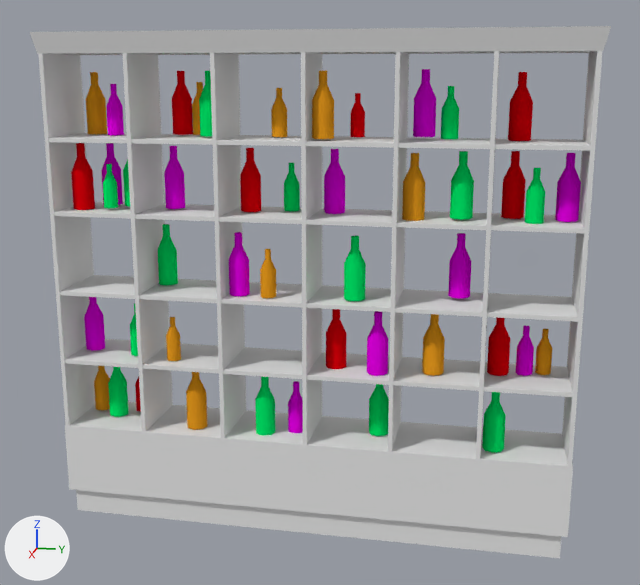
Renders of the Blender file Kevins Stuff/Arena/Barhylla.blend from each side of a commit.
Rendered twice from a 50 mm camera at (23.82, 4.98, 12.53) aimed at (-0.03, 0.21, 6.57). Arrows for +X, +Y and +Z are at lower left; the lights stay in place.
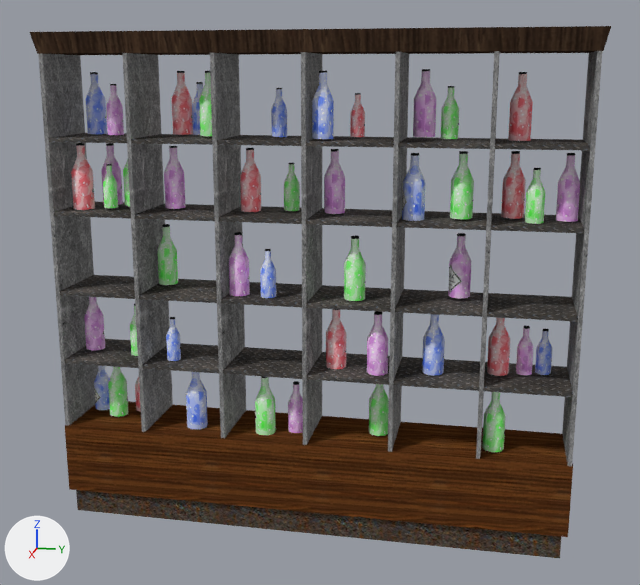
Pixel boxes (x1, y1, x2, y2) of what changed, in the pictures (640 x 585 px):
'Cube', surface changed
    both: (29, 26, 611, 558)
'Cylinder', surface changed
    both: (71, 69, 581, 452)

The edits, one by one:
Picture 'Bottle_Text4.png' (img_bottle_text4_png) is new.
Picture 'Bottle_Text3.png' (img_bottle_text3_png) is new.
Picture 'Bottle_Text2.png' (img_bottle_text2_png) is new.
Picture 'Bottle_Text1.png' (img_bottle_text1_png) is new.
Picture 'Barhylla_Text.png' (img_barhylla_text_png) is new.
In material 'Material' (mat_material), base_color is no longer (0.8, 0.8, 0.8), white #e7e7e7.
In material 'Material' (mat_material), texture is now set to img_barhylla_text_png.
In material 'Material.001' (mat_material_001), base_color is no longer (0.8, 0.0, 0.784), pink #e700e5.
In material 'Material.001' (mat_material_001), texture is now set to img_bottle_text1_png.
In material 'Material.002' (mat_material_002), base_color is no longer (0.0, 0.8, 0.138), green #00e768.
In material 'Material.002' (mat_material_002), texture is now set to img_bottle_text2_png.
In material 'Material.003' (mat_material_003), base_color is no longer (0.8, 0.323, 0.0136), orange #e79a1f.
In material 'Material.003' (mat_material_003), texture is now set to img_bottle_text3_png.
In material 'Material.004' (mat_material_004), base_color is no longer (0.8, 0.0, 0.00331), red #e7000b.
In material 'Material.004' (mat_material_004), texture is now set to img_bottle_text4_png.
